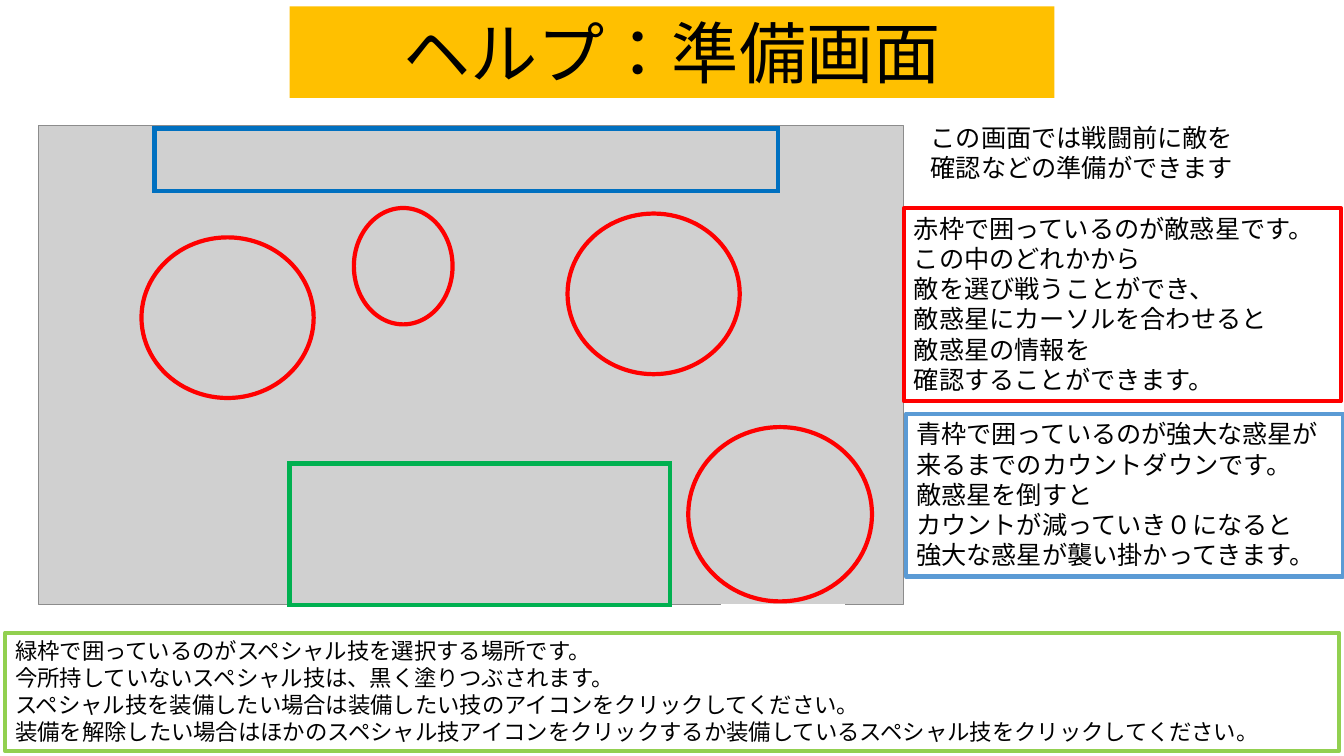
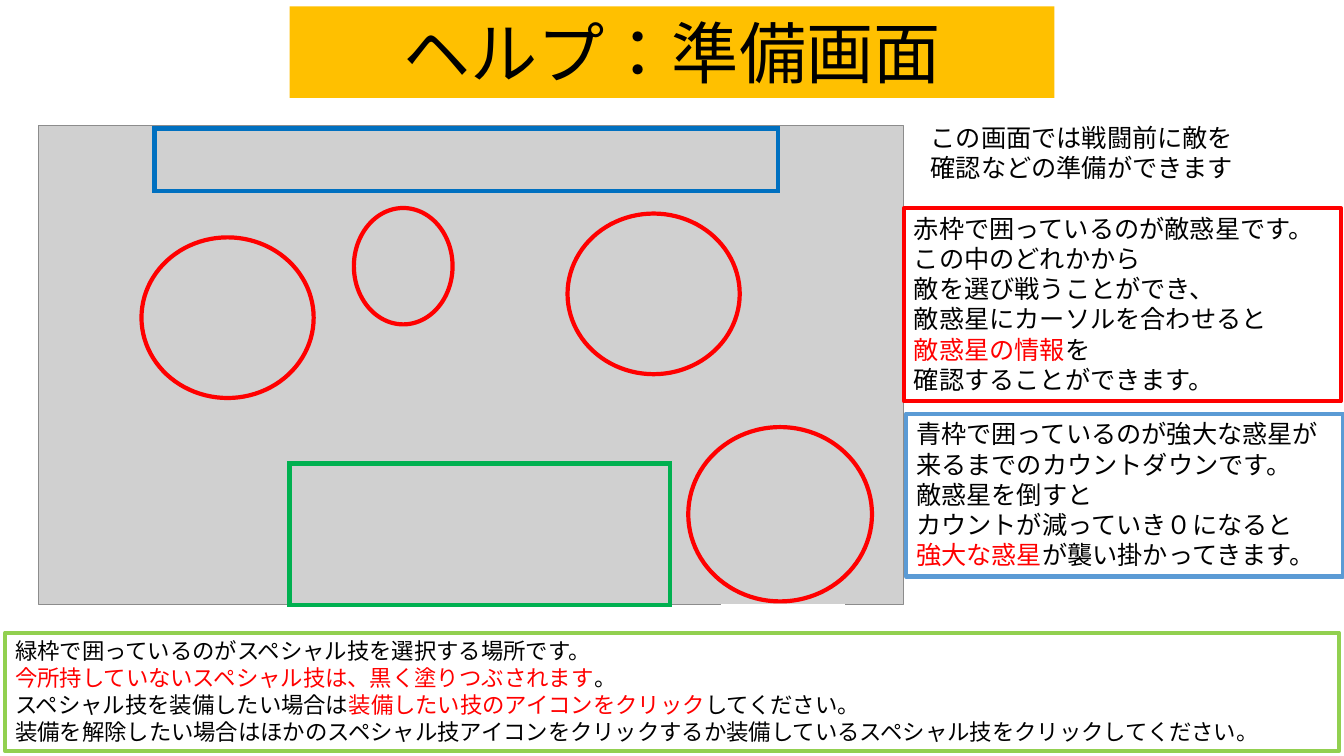
Before and after one commit to team556/team, a slide deck: slide 7 of 説明文.pptx. Drawn at 1344x756 pixels with LibreOffice and Linux fonts; fonts in the diff are those of the drawing; grey boxes stand for pictures. Boxes give left, top, right and bottom in pixels: in the first picture for what was removed or moved away, otherwise in the second. Text is boxed around its words. In the diff, an @@ line names an element or a change of style, - is before the commit and + after.

Commit message:
説明文少し変更 味方惑星のクチナシとクチありを追加 適用はまだしていない

```diff
--- a/説明文.pptx
+++ b/説明文.pptx
@@ text in rectangle at [914, 337, 1090, 361]: text colour #000000 to #FF0000 in "敵惑星の情報を" @@
@@ text in rectangle at [916, 542, 1315, 566]: text colour #000000 to #FF0000 in "強大な惑星が襲い掛かってきます。" @@
@@ text in rectangle at [15, 667, 860, 715]: text colour #000000 to #FF0000 in "今所持していないスペシャル技は、黒く塗りつぶされます。", "スペシャル技を装備したい場合は装備したい技のアイコンをクリックしてください。" @@
```
Also in this commit, not shown: 11 other slides changed, 3 other files.
